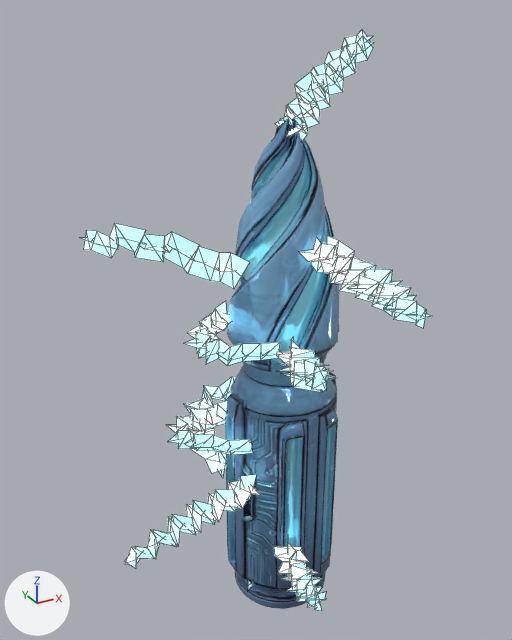
What one commit did to the glTF model avatar/avatar.glb.
The view is the same before and after, from a camera (50 mm lens) standing at (-1.16, -1.9, 2.1) and looking at (-0.09, 0.03, 1.14). Arrows for +X, +Y and +Z are at lower left; the lights stay in place. The picture after the commit comes second. Mesh edges are drawn as thin lines on the coarser meshes. Where no turn or scale is listed for an object, it has been applied to the vertices. Vertices at exactly the same position are counted once.

The older version as bpy lines, for what is in view:
```python
me_lightning = bpy.data.meshes.new('Lightning')
me_lightning.from_pydata(...)  # 832 vertices, 768 faces; spans x -0.68..0.26, y -0.62..0.39, z -0.86..1.15
me_lightning.materials.append(mat_lightning)  # pale blue #daf9ff, glowing cyan #bcf3ff
me_shell = bpy.data.meshes.new('Shell')
me_shell.from_pydata(...)  # 4607 vertices, 9226 faces; spans x -0.22..0.22, y -0.21..0.21, z -0.9..0.9
me_shell.materials.append(mat_shell)
ob_lightning = bpy.data.objects.new('Lightning', me_lightning)
ob_lightning.parent = ob_body
ob_lightning.location = (0.0, 0.0, 0.0)
ob_shell = bpy.data.objects.new('Shell', me_shell)
ob_shell.location = (0.0, 0.0, 0.9)
```
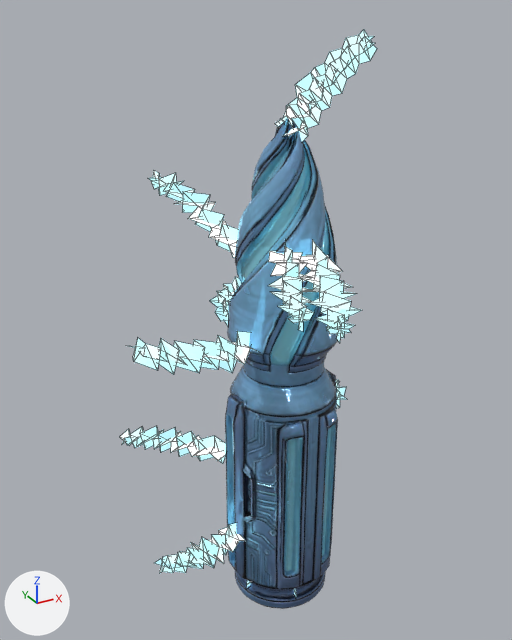
Location of each change, (x1, y1, x2, y2) in pixels of the pictures (512 x 640 px; the box of a moved part takes in the faces that stretch with it):
'Lightning', reshaped, moved (27% narrower): before (81, 29, 432, 611); after (120, 30, 377, 596)
part 1 of me_lightning, moved or reshaped: before (286, 42, 374, 137); after (284, 43, 375, 136)
part 2 of me_lightning, moved or reshaped: before (277, 36, 373, 141); after (282, 37, 377, 142)
part 3 of me_lightning, moved or reshaped: before (327, 255, 432, 321); after (298, 255, 362, 334)
part 4 of me_lightning, moved or reshaped: before (327, 236, 426, 328); after (312, 239, 351, 343)
part 5 of me_lightning, moved or reshaped: before (299, 250, 390, 309); after (268, 251, 314, 323)
part 6 of me_lightning, moved or reshaped: before (312, 237, 397, 317); after (281, 245, 306, 331)
part 7 of me_lightning, moved or reshaped: before (276, 352, 337, 381); after (129, 342, 258, 365)
part 8 of me_lightning, moved or reshaped: before (290, 338, 326, 392); after (133, 331, 250, 375)
part 9 of me_lightning, moved or reshaped: before (274, 546, 326, 605); after (155, 527, 246, 569)
part 10 of me_lightning, moved or reshaped: before (288, 543, 322, 611); after (159, 523, 237, 574)
part 11 of me_lightning, moved or reshaped: before (125, 481, 260, 568); after (122, 430, 226, 461)
part 12 of me_lightning, moved or reshaped: before (125, 474, 257, 565); after (120, 426, 226, 464)
part 13 of me_lightning, moved or reshaped: before (81, 234, 245, 279); after (148, 177, 236, 258)
part 14 of me_lightning, moved or reshaped: before (83, 223, 250, 289); after (151, 171, 238, 252)
part 15 of me_lightning, moved or reshaped (mostly hidden afterwards): before (184, 386, 231, 473); after (337, 381, 347, 400)
part 16 of me_lightning, moved or reshaped (mostly hidden afterwards): before (186, 376, 235, 478); after (336, 380, 340, 407)
part 17 of me_lightning, moved or reshaped: before (184, 313, 282, 361); after (209, 287, 238, 321)
part 18 of me_lightning, moved or reshaped: before (196, 301, 280, 365); after (218, 277, 241, 326)
part 19 of me_lightning, moved or reshaped (not visible afterwards): before (167, 412, 252, 452)
part 20 of me_lightning, moved or reshaped (not visible afterwards): before (176, 401, 253, 455)

Edits to the bpy script that builds the scene:
```text
Change me_lightning:
    used by ob_lightning; parent = ob_body; location = (0.0, 0.0, 0.0)
    remove me_lightning.from_pydata(...)  # 832 vertices, 768 faces; spans x -0.68..0.26, y -0.62..0.39, z -0.86..1.15
    add me_lightning.from_pydata(...)  # 832 vertices, 768 faces; spans x -0.64..0.37, y -0.6..0.64, z -0.86..1.15
    me_lightning part 1: the loose piece of 26 vertices spanning x -0.03..0.22, y -0.12..0.04, z 0.85..1.11 is turned -10.2 degrees about the z axis through the mesh origin
    me_lightning part 2: the loose piece of 26 vertices spanning x -0.03..0.24, y -0.1..0.02, z 0.81..1.13 is turned -10.2 degrees about the z axis through the mesh origin
    me_lightning part 3: the loose piece of 26 vertices spanning x -0.02..0.14, y -0.62..-0.15, z 0.45..0.51 is turned -20.5 degrees about the z axis through the mesh origin
    me_lightning part 4: the loose piece of 26 vertices spanning x 0.01..0.09, y -0.62..-0.15, z 0.42..0.56 is turned -20.5 degrees about the z axis through the mesh origin
    me_lightning part 5: the loose piece of 26 vertices spanning x -0.05..0.08, y -0.52..-0.15, z 0.44..0.52 is turned -30.7 degrees about the z axis through the mesh origin
    me_lightning part 6: the loose piece of 26 vertices spanning x -0.01..0.05, y -0.51..-0.13, z 0.41..0.57 is turned -30.7 degrees about the z axis through the mesh origin
    me_lightning part 7: the loose piece of 26 vertices spanning x -0.32..-0.04, y -0.6..-0.14, z 0.2..0.38 is turned -40.9 degrees about the z axis through the mesh origin
    me_lightning part 8: the loose piece of 26 vertices spanning x -0.31..-0.07, y -0.62..-0.15, z 0.15..0.4 is turned -40.9 degrees about the z axis through the mesh origin
    me_lightning part 9: the loose piece of 26 vertices spanning x -0.24..-0.05, y -0.54..-0.16, z -0.57..-0.46 is turned -51.1 degrees about the z axis through the mesh origin
    me_lightning part 10: the loose piece of 26 vertices spanning x -0.22..-0.09, y -0.56..-0.18, z -0.62..-0.44 is turned -51.1 degrees about the z axis through the mesh origin
    me_lightning part 11: the loose piece of 26 vertices spanning x -0.68..-0.18, y -0.21..-0.05, z -0.42..-0.31 is turned -61.4 degrees about the z axis through the mesh origin
    me_lightning part 12: the loose piece of 26 vertices spanning x -0.68..-0.17, y -0.18..-0.1, z -0.44..-0.26 is turned -61.4 degrees about the z axis through the mesh origin
    me_lightning part 13: the loose piece of 26 vertices spanning x -0.67..-0.16, y -0.09..0.08, z 0.43..0.62 is turned -71.6 degrees about the z axis through the mesh origin
    me_lightning part 14: the loose piece of 26 vertices spanning x -0.67..-0.15, y -0.05..0.04, z 0.38..0.65 is turned -71.6 degrees about the z axis through the mesh origin
    me_lightning part 15: the loose piece of 26 vertices spanning x -0.28..0.09, y 0.06..0.39, z -0.34..-0.12 is turned -81.8 degrees about the z axis through the mesh origin
    me_lightning part 16: the loose piece of 26 vertices spanning x -0.24..0.08, y 0.04..0.36, z -0.39..-0.1 is turned -81.8 degrees about the z axis through the mesh origin
    me_lightning part 17: the loose piece of 26 vertices spanning x -0.38..-0.12, y -0.18..0.16, z 0.21..0.25 is turned -92 degrees about the z axis through the mesh origin
    me_lightning part 18: the loose piece of 26 vertices spanning x -0.35..-0.12, y -0.16..0.11, z 0.18..0.3 is turned -92 degrees about the z axis through the mesh origin
    me_lightning part 19: the loose piece of 26 vertices spanning x -0.41..-0.08, y -0.13..0.26, z -0.21..-0.15 is turned -102.3 degrees about the z axis through the mesh origin
    me_lightning part 20: the loose piece of 26 vertices spanning x -0.37..-0.08, y -0.11..0.21, z -0.25..-0.12 is turned -102.3 degrees about the z axis through the mesh origin
Change ob_lightning:
    ob_lightning.parent: ob_body -> ob_lean
Add ob_lean:
    ob_lean = bpy.data.objects.new('Lean', None)
    ob_lean.parent = ob_avatar
    ob_lean.location = (0.0, 0.0, 0.9)
```
